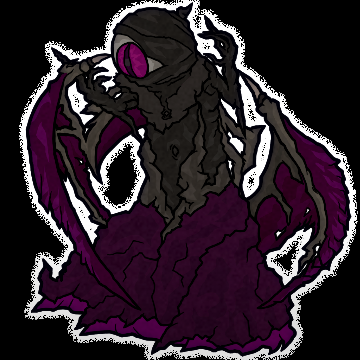
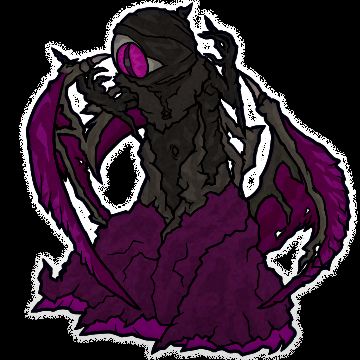
Revision of a layered 360×360 image; what changed, layer by layer:
painted on "red copy" over left=29, top=44, right=348, bottom=353
